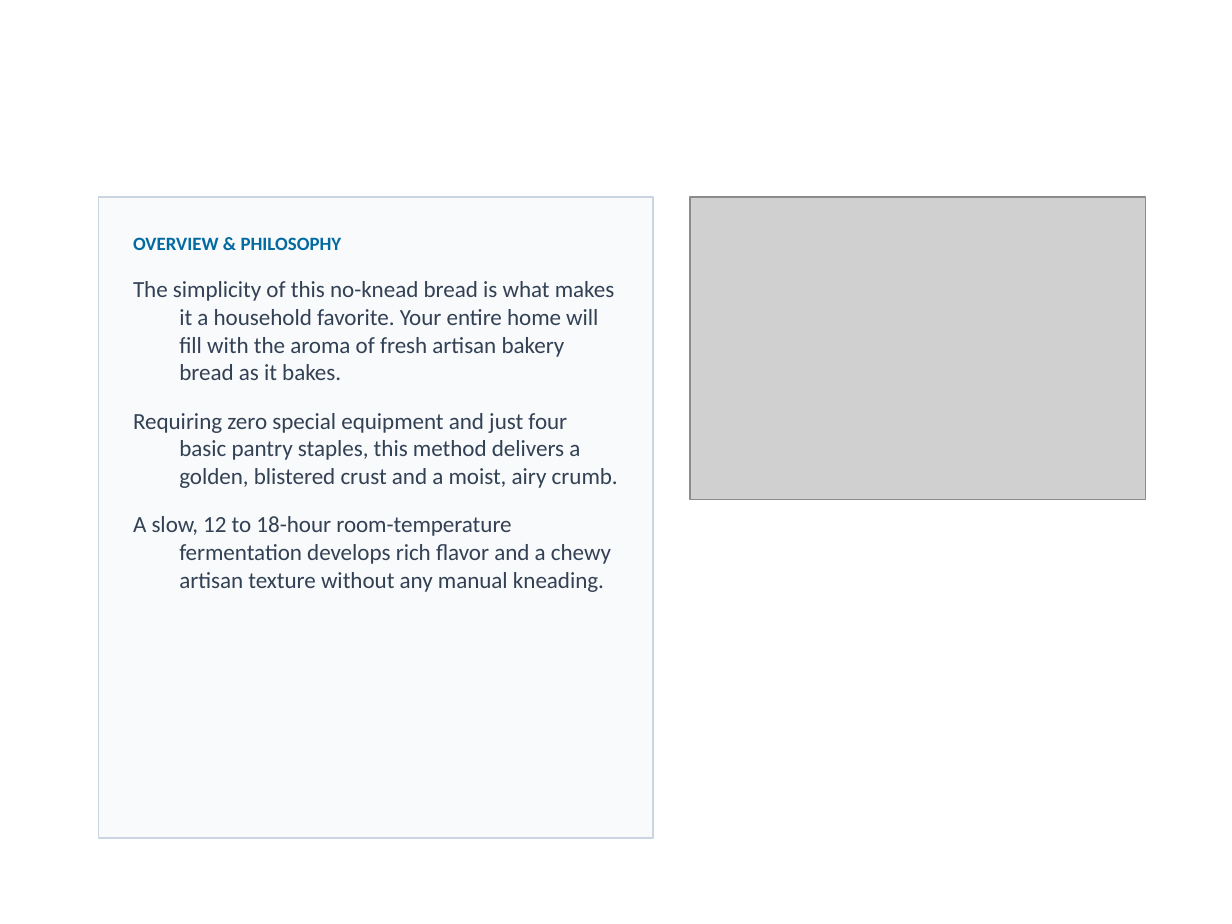
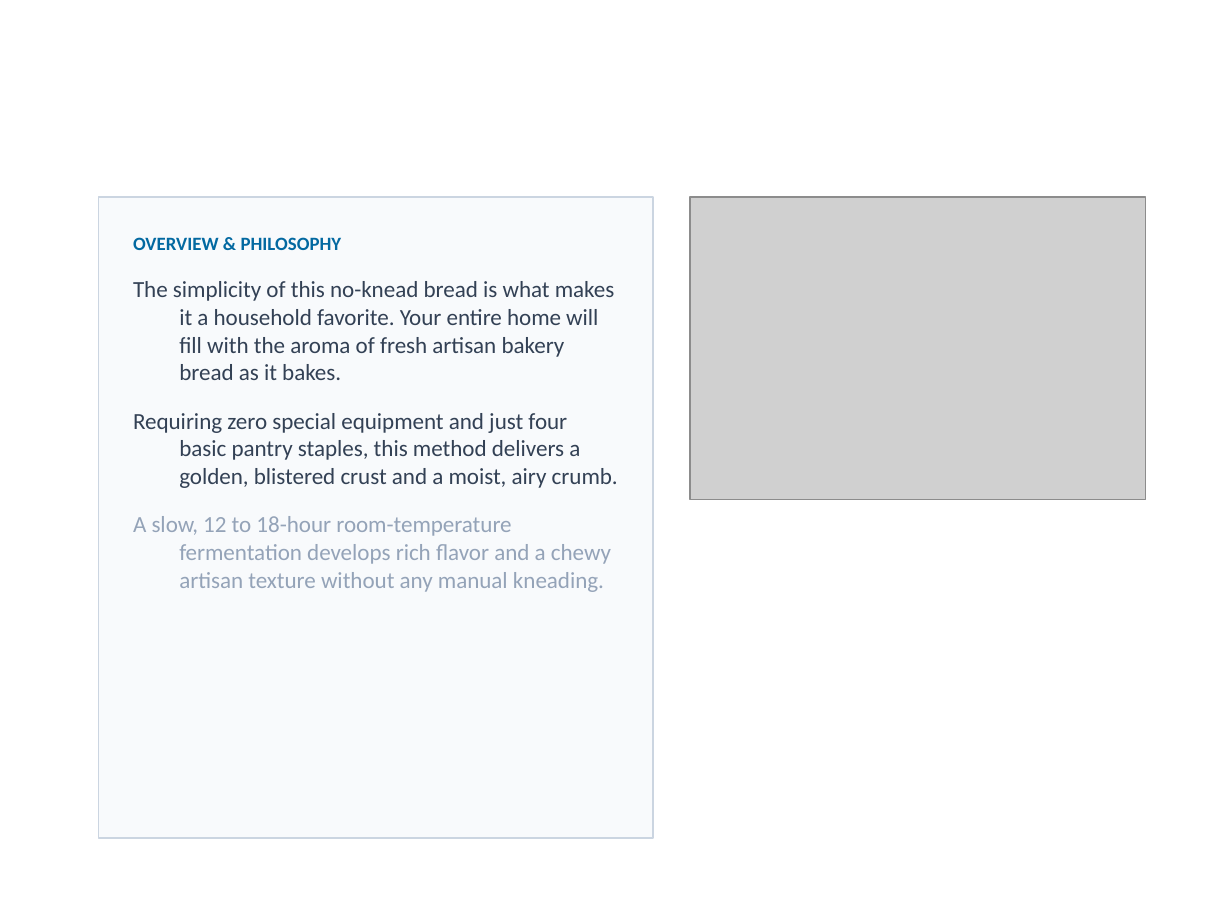
Before and after one commit to ThirstyHead/pptx-a11y, a slide deck: slide 2 of examples/No Knead Bread-test.pptx. Drawn at 1232x924 pixels with LibreOffice and Linux fonts; fonts in the diff are those of the drawing; grey boxes stand for pictures. Boxes give left, top, right and bottom in pixels: in the first picture for what was removed or moved away, otherwise in the second. Text is boxed around its words. In the diff, an @@ line names an element or a change of style, - is before the commit and + after.

```diff
--- a/examples/No Knead Bread-test.pptx
+++ b/examples/No Knead Bread-test.pptx
@@ text at bbox=[133, 516, 611, 592]: text colour #334155 to #94A3B8 in "A slow, 12 to 18-hour room-temperature fermentation ..." @@
```
Also in this commit, not shown: 1 other slide changed, 3 other files.
